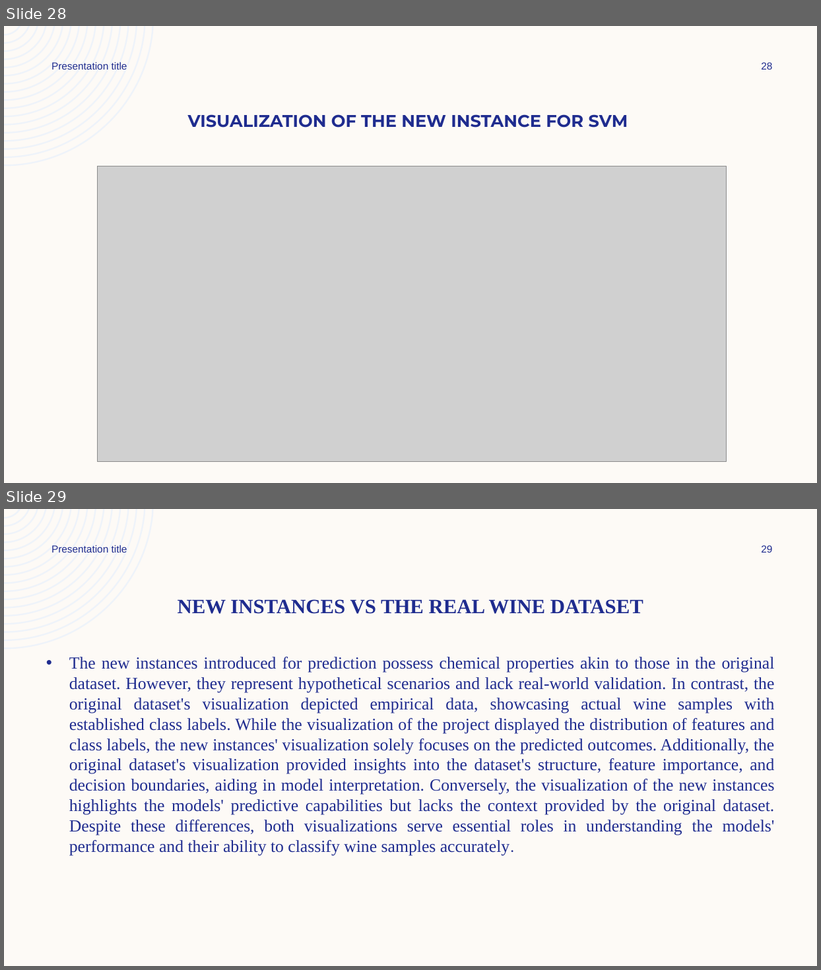
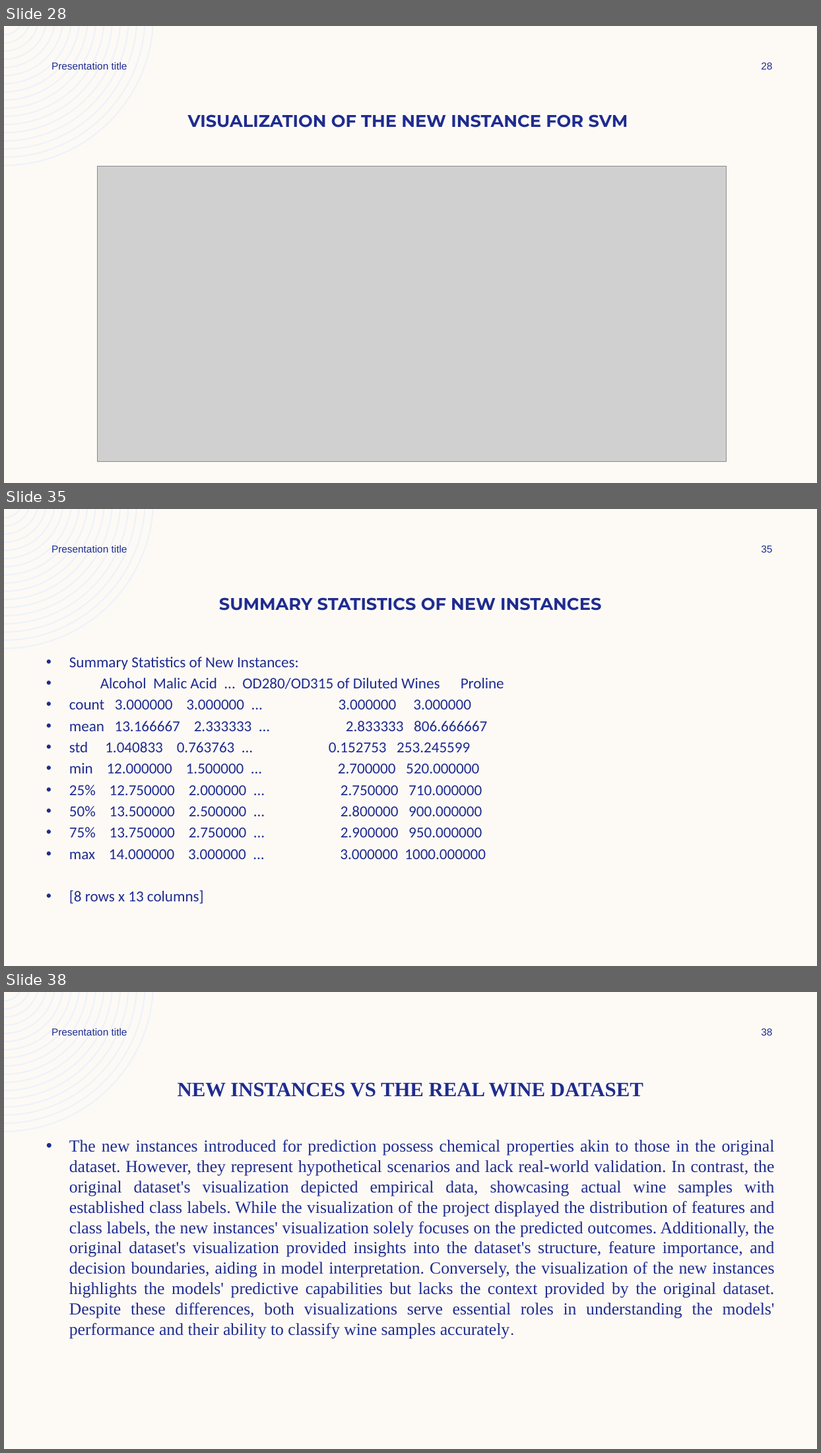
Before and after one commit to bigkebs/code-path-preview, a slide deck: Wine Classification Project_KBM_2024.pptx. Shown one above the other, each under a label of ours: slides 28 and 29 before the commit, slides 28, 35 and 38 after it; the slides between them are not shown. The pictures are 821x970 and 821x1453 pixels, drawn with LibreOffice and Linux fonts; fonts in the diff are those of the drawing; grey boxes stand for pictures. Boxes give left, top, right and bottom in pixels: in the first picture for what was removed or moved away, otherwise in the second. Text is boxed around its words. In the diff, an @@ line names an element or a change of style, - is before the commit and + after.

```diff
--- a/Wine Classification Project_KBM_2024.pptx
+++ b/Wine Classification Project_KBM_2024.pptx
@@ slide 35 added at bbox=[4, 509, 817, 966], background #FDFAF6; not listed: 1 template element that a slide beside it also shows @@
@@ text added at bbox=[52, 545, 127, 553], 12 pt, text #1F2C8F @@
+Presentation title
@@ page number added at bbox=[761, 545, 772, 553], 12 pt, text #1F2C8F @@
+35
@@ title added at bbox=[219, 597, 601, 611], 20 pt, text #1F2C8F, bold @@
+SUMMARY STATISTICS OF NEW INSTANCES
@@ text added at bbox=[69, 657, 504, 904], 18 pt, text #1F2C8F @@
+• Summary Statistics of New Instances:
+• Alcohol Malic Acid ... OD280/OD315 of Diluted Wines Proline
+• count 3.000000 3.000000 ... 3.000000 3.000000
+• mean 13.166667 2.333333 ... 2.833333 806.666667
+• std 1.040833 0.763763 ... 0.152753 253.245599
+• min 12.000000 1.500000 ... 2.700000 520.000000
+• 25% 12.750000 2.000000 ... 2.750000 710.000000
+• 50% 13.500000 2.500000 ... 2.800000 900.000000
+• 75% 13.750000 2.750000 ... 2.900000 950.000000
+• max 14.000000 3.000000 ... 3.000000 1000.000000
+• [8 rows x 13 columns]
@@ what was slide 29 is now slide 38 @@
@@ page number at bbox=[761, 1028, 772, 1036]: text changed @@
-29
+38
```
Also in this commit, not shown: 1 slide changed, 10 other slides added.
